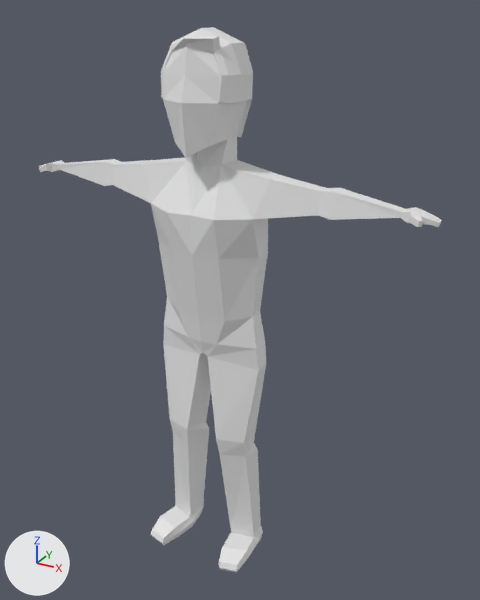
The Blender file low poly character.blend: old version first, new version second.
Before and after are seen from a 50 mm camera at (10.04, -16.46, 1.95) aimed at (0.76, 0.41, -6.49). The axes (+X, +Y, +Z) are drawn at lower left. The lights are the same throughout.

In view in the first picture: 'hair', 'main'.
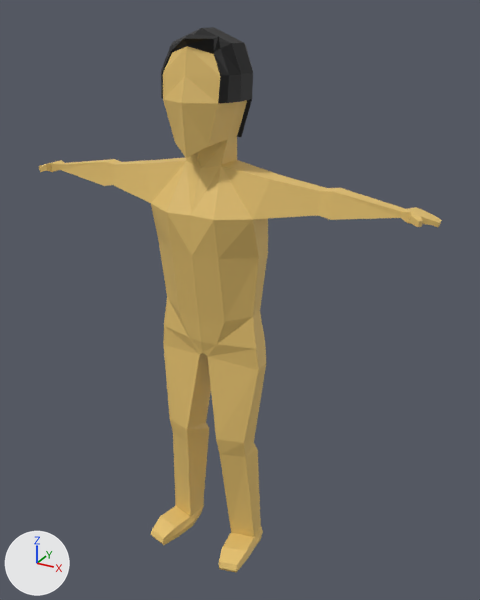
Commit message: add materials

Boxes [x1, y1, x2, y2] around the edits, measured in the pictures (480 x 600 px):
'main', recoloured (grey to orange): [38, 46, 442, 572] in both
'hair', recoloured (grey to black): [161, 27, 253, 137] in both

Patch to the scene script:
```diff
--- a/low poly character.blend.py
+++ b/low poly character.blend.py
@@ mat_hair @@
+mat_hair = principled_material('hair')
+mat_hair.base_color = (0.0, 0.0, 0.0)  # black #000000
@@ mat_body @@
+mat_body = principled_material('body')
+mat_body.base_color = (0.8, 0.545, 0.159)  # orange #e7c36f
+mat_body.roughness = 0.58
@@ me_cube_001 @@
 me_cube_001.from_pydata(...)  # 132 vertices, 119 faces; spans x 0.0..6.7, y -1.8..1.1, z -15.7..1.3
+me_cube_001.materials.append(mat_body)  # orange #e7c36f
@@ me_cube_002 @@
 me_cube_002.from_pydata(...)  # 88 vertices, 87 faces; spans x -1.2..1.2, y -1.19..1.2, z -1.42..1.47
+me_cube_002.materials.append(mat_hair)  # black #000000
```
